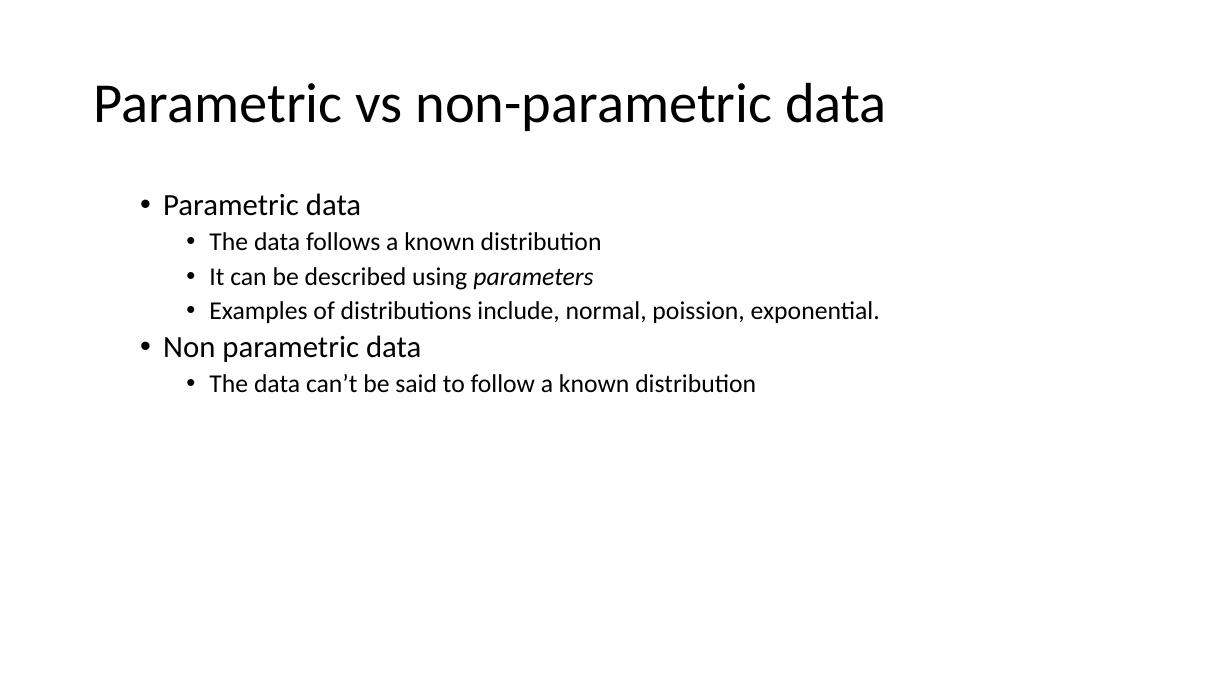
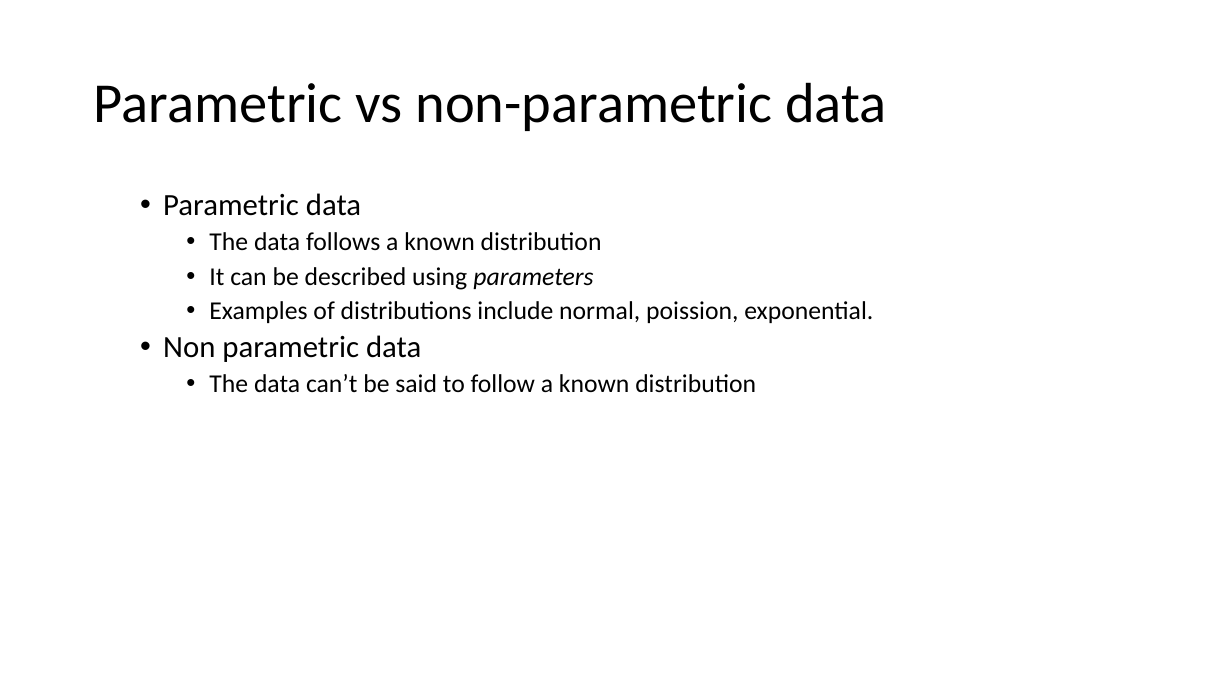
Before and after one commit to ClinicianCoders/ClinicianCoders, a slide deck: slide 15 of Workshops/Workshop6.pptx (slide 16 before the commit). Drawn at 1232x693 pixels with LibreOffice and Linux fonts; fonts in the diff are those of the drawing. Boxes give left, top, right and bottom in pixels: in the first picture for what was removed or moved away, otherwise in the second. Text is boxed around its words. In the diff, an @@ line names an element or a change of style, - is before the commit and + after.

```diff
--- a/Workshops/Workshop6.pptx
+++ b/Workshops/Workshop6.pptx
@@ text at [209,301,873,323]: text changed @@
-    • Examples of distributions include, normal, poission, exponential.
+    • Examples of distributions include normal, poission, exponential.
```
Also in this commit, not shown: 9 other slides changed, 3 slides removed, 7 other files.
